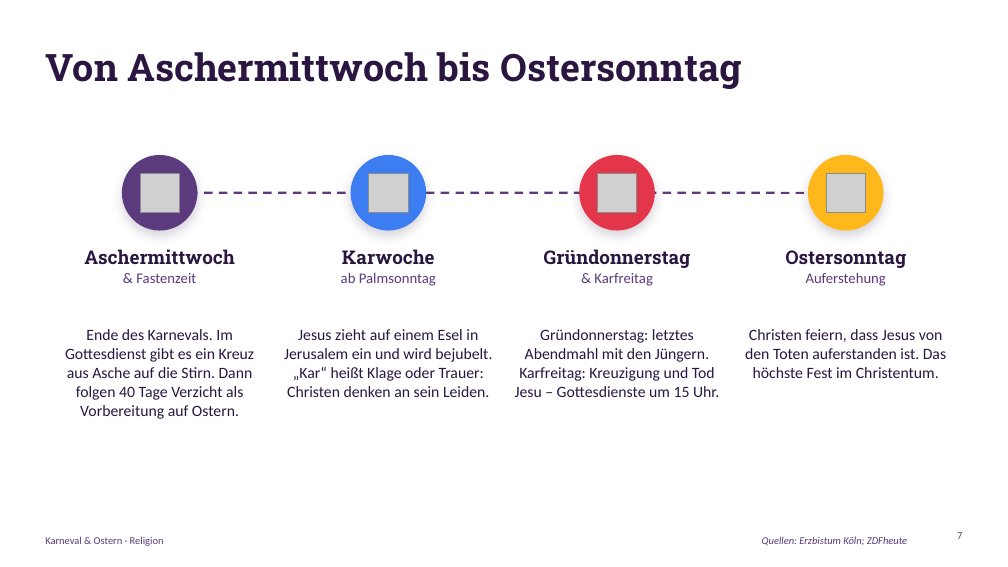
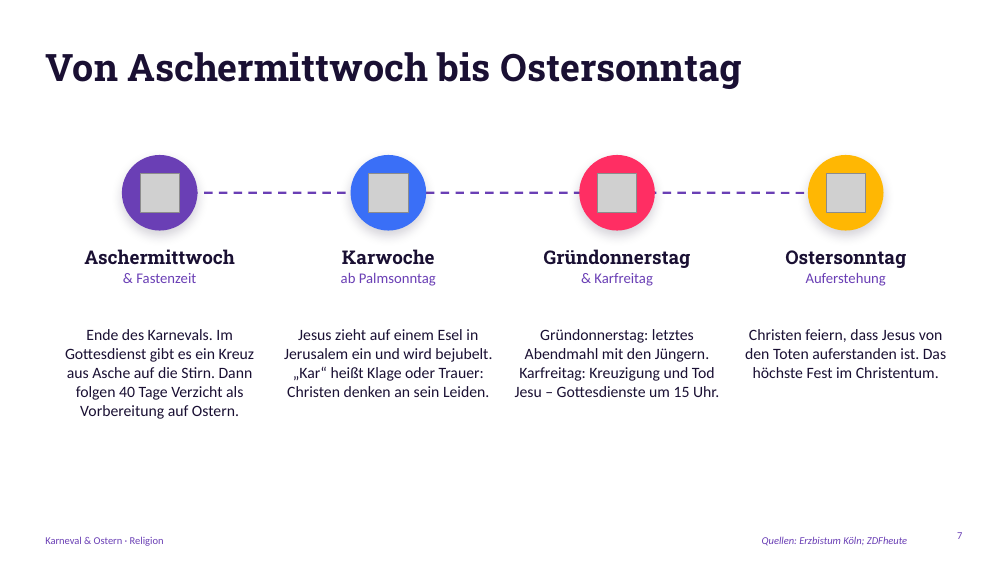
Before and after one commit to Flxrian/Erinnerung, a slide deck: slide 7 of Karneval_und_Ostern.pptx. Drawn at 1008x567 pixels with LibreOffice and Linux fonts; fonts in the diff are those of the drawing; grey boxes stand for pictures; background and template pictures are left out. Boxes give left, top, right and bottom in pixels: in the first picture for what was removed or moved away, otherwise in the second. Text is boxed around its words. In the diff, an @@ line names an element or a change of style, - is before the commit and + after.

```diff
--- a/Karneval_und_Ostern.pptx
+++ b/Karneval_und_Ostern.pptx
@@ text colour #2A1640 to #1A1033 in 5 elements at (x1=65, y1=329, x2=255, y2=419), (x1=284, y1=329, x2=492, y2=397), (x1=515, y1=329, x2=719, y2=397), (x1=745, y1=329, x2=946, y2=378), (x1=45, y1=52, x2=742, y2=89) @@
@@ ellipse at (x1=122, y1=155, x2=197, y2=231): fill #5B3A7E to #6A3FB5; shadow changed @@
@@ ellipse at (x1=351, y1=155, x2=426, y2=231): fill #3D7DF2 to #3A6FF7; shadow changed @@
@@ ellipse at (x1=579, y1=155, x2=655, y2=231): fill #E4364B to #FF2E63; shadow changed @@
@@ ellipse at (x1=808, y1=155, x2=884, y2=231): fill #FFB81C to #FFB703; shadow changed @@
@@ line (160, 193) - (846, 193): stroke #5B3A7E 2 pt dashed to #6A3FB5 2 pt dashed @@
@@ text "Aschermittwoch" at (x1=84, y1=249, x2=235, y2=283): text colour #2A1640 to #1A1033 in "Aschermittwoch"; text colour #5B3A7E to #6A3FB5 in "& Fastenzeit" @@
@@ text "Karwoche" at (x1=341, y1=249, x2=436, y2=286): text colour #2A1640 to #1A1033 in "Karwoche"; text colour #5B3A7E to #6A3FB5 in "ab Palmsonntag" @@
@@ text "Gründonnerstag" at (x1=544, y1=249, x2=691, y2=286): text colour #2A1640 to #1A1033 in "Gründonnerstag"; text colour #5B3A7E to #6A3FB5 in "& Karfreitag" @@
@@ text "Ostersonntag" at (x1=785, y1=250, x2=906, y2=286): text colour #2A1640 to #1A1033 in "Ostersonntag"; text colour #5B3A7E to #6A3FB5 in "Auferstehung" @@
@@ text colour #5B3A7E to #6A3FB5 in 3 elements at (x1=762, y1=536, x2=907, y2=546), (x1=957, y1=532, x2=962, y2=539), (x1=45, y1=536, x2=164, y2=546) @@
```
Also in this commit, not shown: 17 other slides changed.
